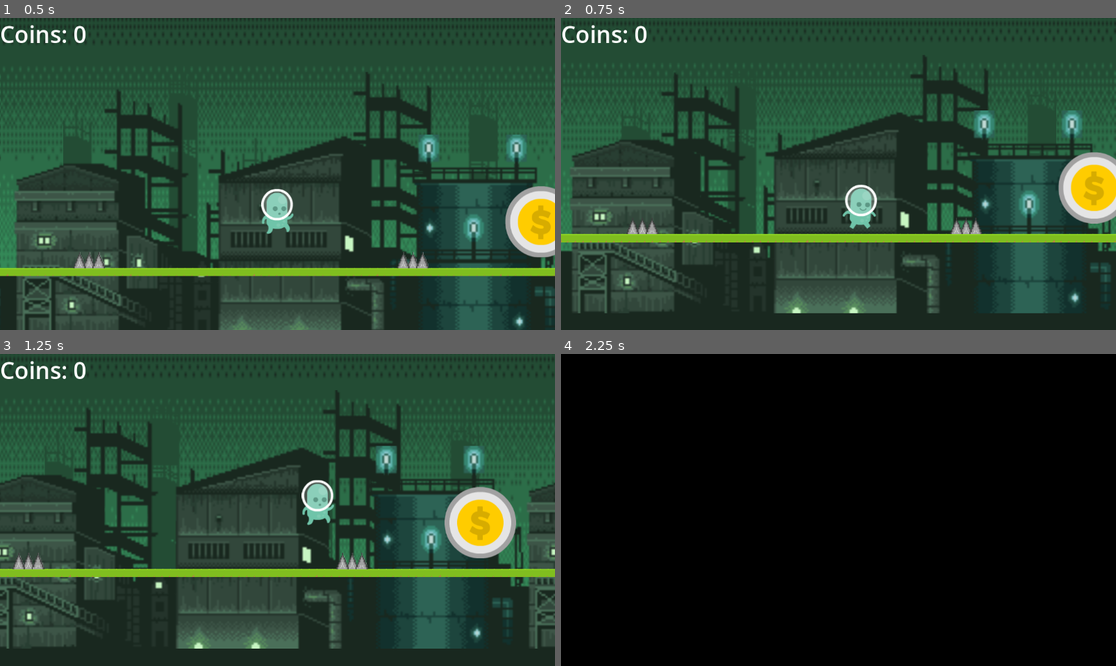
Above: before the commit, frames 1-4 (two rows, left to right).
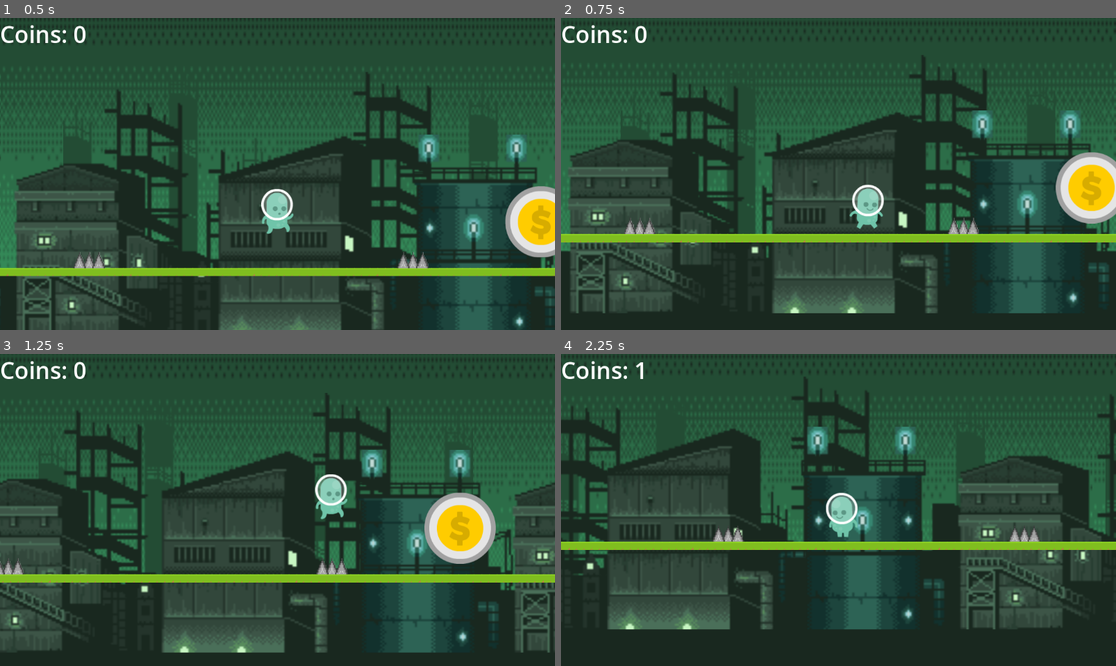
Above: after the commit, the same moments.

Repository: PietPadda/godot-2d-platformer
Game: Godot game, scene res://main.tscn
Two runs of this game, one before a commit and one after it. Both use one fixed random seed, a clock stepped at 60 frames per second and the inputs below.
Inputs:
- Up to frame 1 (0.5 s): no input
- Up to frame 2 (0.75 s): tap Enter (ui_accept) at 0.5 s; hold Right (ui_right) from 0.53 s (still down)
- Up to frame 3 (1.25 s): keep holding Right (ui_right); tap Enter (ui_accept) at 0.77 s
- Up to frame 4 (2.25 s): tap Enter (ui_accept) at 1.52 s; release Right (ui_right) at 2.03 s; hold Left (ui_left) from 2.03 s (still down)

Frame 1 is identical in both runs. In frame 2, 5.2% of the frame differs, in the area x 0-100%, y 14-95%; in frame 3, 26%; in frame 4, 100%, in the area x 0-100%, y 0-100%.

Commit message:
fix(enemy): corrected raycast target and stomp & side logic

Diff:
--- a/godot-2d-platformer/mob/mob.gd
+++ b/godot-2d-platformer/mob/mob.gd
@@ -29,6 +29,14 @@
 
 # player lands on enemy head
 func _on_side_detector_body_entered(body: Node2D) -> void:
+		# player touch collision box
+	if body.is_in_group("player"):
+		# player hit from the side
+		# emit signal for player death
+		GameEvents.palayer_died.emit()
+
+# player touches enemy anywhere else
+func _on_stomp_detector_body_entered(body: Node2D) -> void:
 	# player touch collision box
 	if body.is_in_group("player"):
 		# When stomped, the Mob stops moving and gets squashed.
@@ -36,11 +44,3 @@
 		animated_sprite.play("squashed") # play death animation
 		# add a small bounce for the player
 		body.velocity.y = body.JUMP_VELOCITY * 0.7
-
-# player touches enemy anywhere else
-func _on_stomp_detector_body_entered(body: Node2D) -> void:
-	# player touch collision box
-	if body.is_in_group("player"):
-		# player hit from the side
-		# emit signal for player death
-		GameEvents.player_died.emit()
--- a/godot-2d-platformer/mob/mob.tscn
+++ b/godot-2d-platformer/mob/mob.tscn
@@ -186,7 +186,7 @@
 size = Vector2(32, 2)
 
 [sub_resource type="RectangleShape2D" id="RectangleShape2D_mixeo"]
-size = Vector2(32, 46)
+size = Vector2(26, 46)
 
 [node name="Mob" type="CharacterBody2D"]
 script = ExtResource("1_pirjb")
@@ -200,7 +200,7 @@
 shape = SubResource("CapsuleShape2D_2rxfc")
 
 [node name="RayCast2D" type="RayCast2D" parent="."]
-target_position = Vector2(0, 32)
+target_position = Vector2(0, 42)
 
 [node name="StompDetector" type="Area2D" parent="."]
 
--- a/godot-2d-platformer/player/player.gd
+++ b/godot-2d-platformer/player/player.gd
@@ -2,8 +2,8 @@
 extends CharacterBody2D
 
 # constants
-const SPEED = 300.0 # float
-const JUMP_VELOCITY = -400.0 # float
+const SPEED = 400.0 # float
+const JUMP_VELOCITY = -450.0 # float
 
 # get global grav for rigidbody
 var gravity = ProjectSettings.get_setting("physics/2d/default_gravity")
